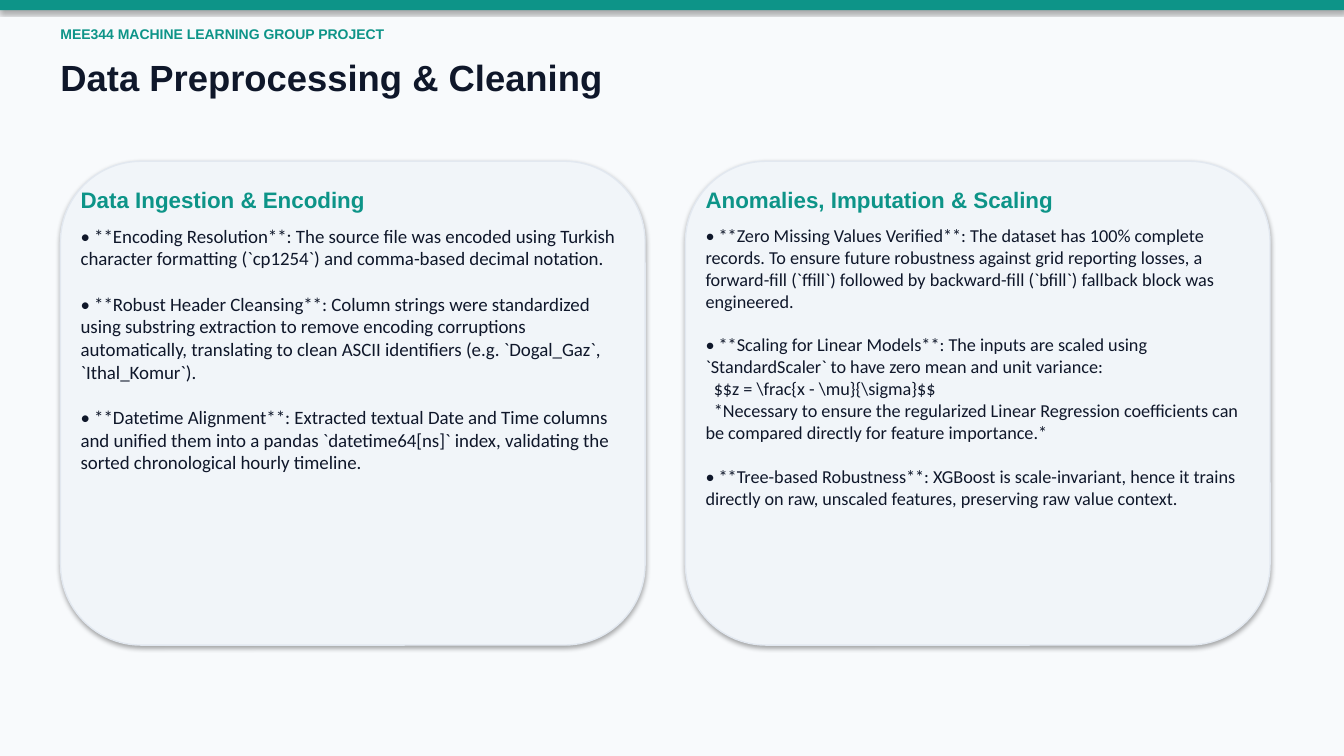
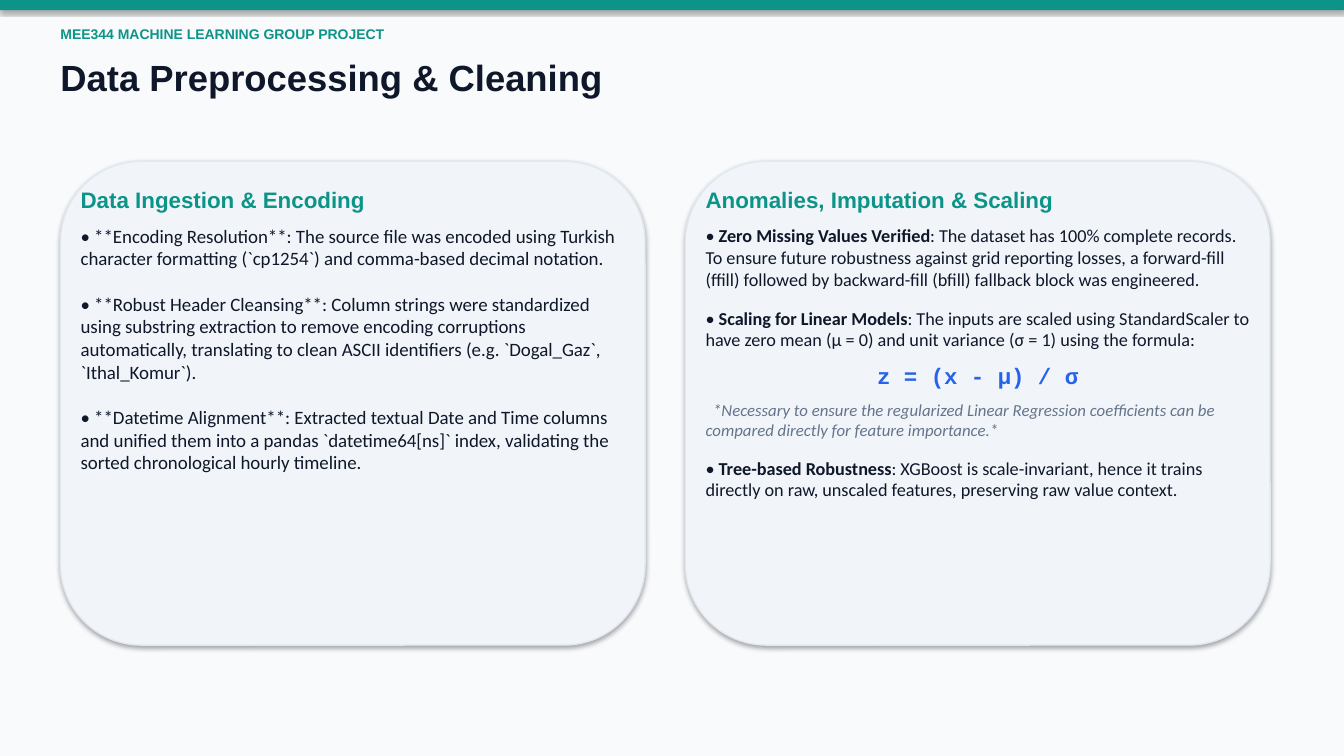
Before and after one commit to kemallatak/MEE344-Machine-Learning, a slide deck: slide 7 of MEE344_Machine_Learning_Presentation.pptx. Drawn at 1344x756 pixels with LibreOffice and Linux fonts; fonts in the diff are those of the drawing. Boxes give left, top, right and bottom in pixels: in the first picture for what was removed or moved away, otherwise in the second. Text is boxed around its words. In the diff, an @@ line names an element or a change of style, - is before the commit and + after.

```diff
--- a/MEE344_Machine_Learning_Presentation.pptx
+++ b/MEE344_Machine_Learning_Presentation.pptx
@@ text at (706,229,1250,499): text changed @@
-• **Zero Missing Values Verified**: The dataset has 100% complete records. To ensure future robustness against grid reporting losses, a forward-fill (`ffill`) followed by backward-fill (`bfill`) fallback block was engineered.
-• **Scaling for Linear Models**: The inputs are scaled using `StandardScaler` to have zero mean and unit variance:
-$$z = \frac{x - \mu}{\sigma}$$
-*Necessary to ensure the regularized Linear Regression coefficients can be compared directly for feature importance.*
-• **Tree-based Robustness**: XGBoost is scale-invariant, hence it trains directly on raw, unscaled features, preserving raw value context.
+• Zero Missing Values Verified: The dataset has 100% complete records. To ensure future robustness against grid reporting losses, a forward-fill (ffill) followed by backward-fill (bfill) fallback block was engineered.
+• Scaling for Linear Models: The inputs are scaled using StandardScaler to have zero mean (μ = 0) and unit variance (σ = 1) using the formula:
+z = (x - μ) / σ
+*Necessary to ensure the regularized Linear Regression coefficients can be compared directly for feature importance.*
+• Tree-based Robustness: XGBoost is scale-invariant, hence it trains directly on raw, unscaled features, preserving raw value context.
```
Also in this commit, not shown: 7 other slides changed, 7 other files.
